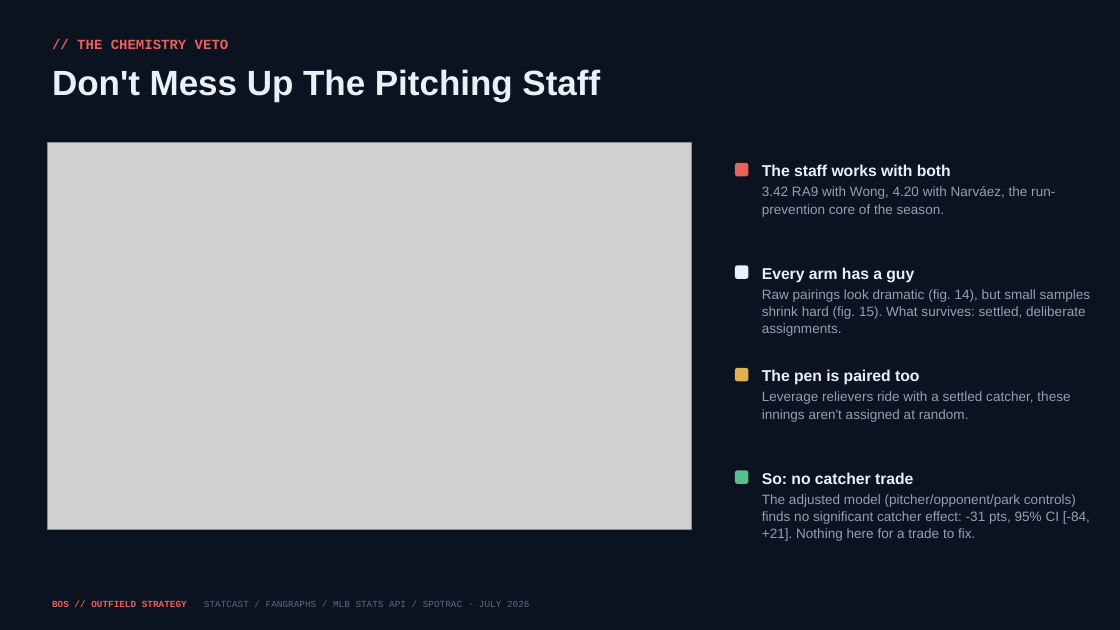
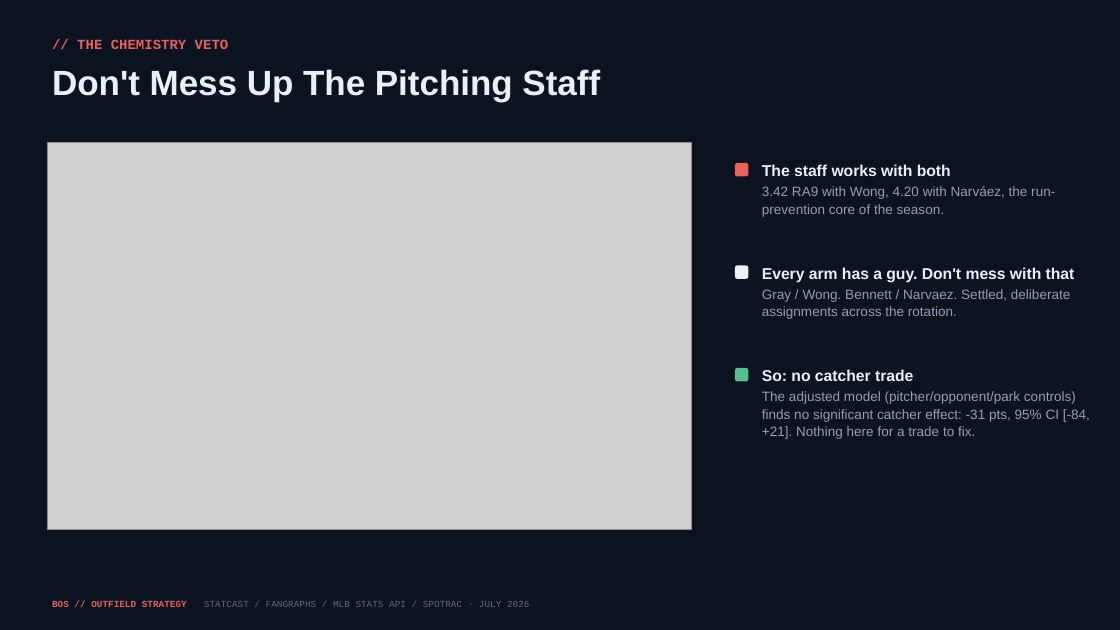
Before and after one commit to justinloo12/jarren-duran-outlier-analysis, a slide deck: slide 12 of outputs/Red_Sox_Trade_Deadline.pptx. Drawn at 1120x630 pixels with LibreOffice and Linux fonts; fonts in the diff are those of the drawing; grey boxes stand for pictures. Boxes give left, top, right and bottom in pixels: in the first picture for what was removed or moved away, otherwise in the second. Text is boxed around its words. In the diff, an @@ line names an element or a change of style, - is before the commit and + after.

```diff
--- a/outputs/Red_Sox_Trade_Deadline.pptx
+++ b/outputs/Red_Sox_Trade_Deadline.pptx
@@ text at bbox=[762, 267, 1075, 319]: text changed @@
-Every arm has a guy
-Raw pairings look dramatic (fig. 14), but small samples shrink hard (fig. 15). What survives: settled, deliberate assignments.
+Every arm has a guy. Don't mess with that
+Gray / Wong. Bennett / Narvaez. Settled, deliberate assignments across the rotation.
@@ rounded rectangle at bbox=[735, 368, 749, 381]: fill #E3B14E to #58C08D @@
@@ text at bbox=[762, 369, 1090, 439]: text changed @@
-The pen is paired too
-Leverage relievers ride with a settled catcher, these innings aren't assigned at random.
+So: no catcher trade
+The adjusted model (pitcher/opponent/park controls) finds no significant catcher effect: -31 pts, 95% CI [-84, +21]. Nothing here for a trade to fix.
@@ rounded rectangle removed at bbox=[735, 471, 749, 484] @@
@@ text removed at bbox=[762, 472, 1090, 541] @@
-So: no catcher trade
-The adjusted model (pitcher/opponent/park controls) finds no significant catcher effect: -31 pts, 95% CI [-84, +21]. Nothing here for a trade to fix.
```
Also in this commit, not shown: 10 other slides changed, 2 slides removed, 26 other files.
